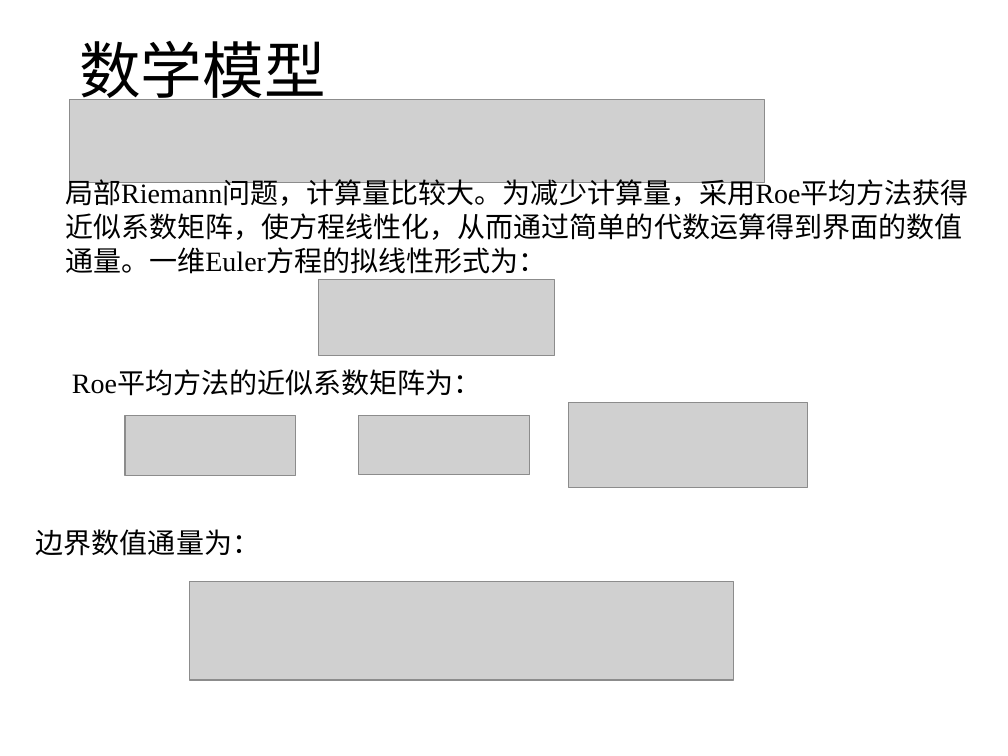
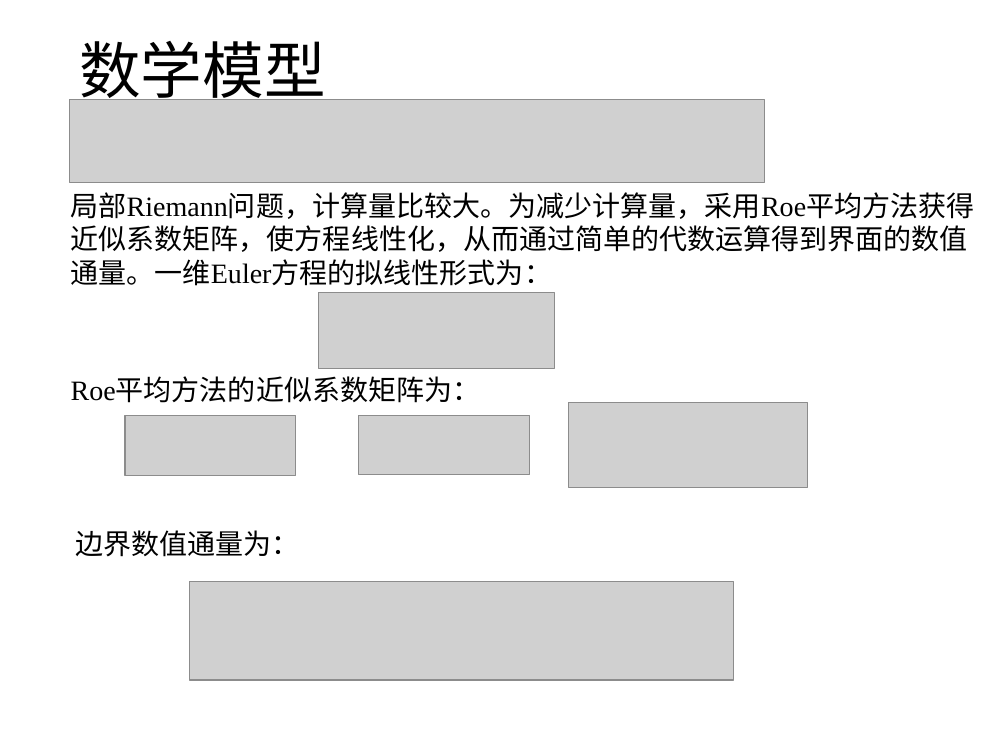
Before and after one commit to hohiroki/homework, a slide deck: slide 3 of NO6/NO6.pptx. Drawn at 1008x756 pixels with LibreOffice and Linux fonts; fonts in the diff are those of the drawing; grey boxes stand for pictures. Boxes give left, top, right and bottom in pixels: in the first picture for what was removed or moved away, otherwise in the second. Text is boxed around its words. In the diff, an @@ line names an element or a change of style, - is before the commit and + after.

```diff
--- a/NO6/NO6.pptx
+++ b/NO6/NO6.pptx
@@ text "局部Riemann问题，计算量比较大。为减少计算量，采用Roe平均方法获得近似系数矩阵，使方程线性化，从而通过简单的代数 ..." rewrapped from [65, 175, 969, 274] to [71, 192, 975, 286] @@
@@ picture: place and size @@
-picture at [319, 280, 553, 356]
+picture at [319, 292, 553, 368]
@@ text "Roe平均方法的近似系数矩阵为：": place and size @@
-text "Roe平均方法的近似系数矩阵为：" at [72, 371, 482, 396]
+text "Roe平均方法的近似系数矩阵为：" at [71, 379, 481, 403]
@@ text "边界数值通量为：": place and size @@
-text "边界数值通量为：" at [36, 529, 260, 556]
+text "边界数值通量为：" at [75, 530, 299, 557]
```
Also in this commit, not shown: 3 other slides changed, 1 slide added, 1 slide removed, 1 other file.
